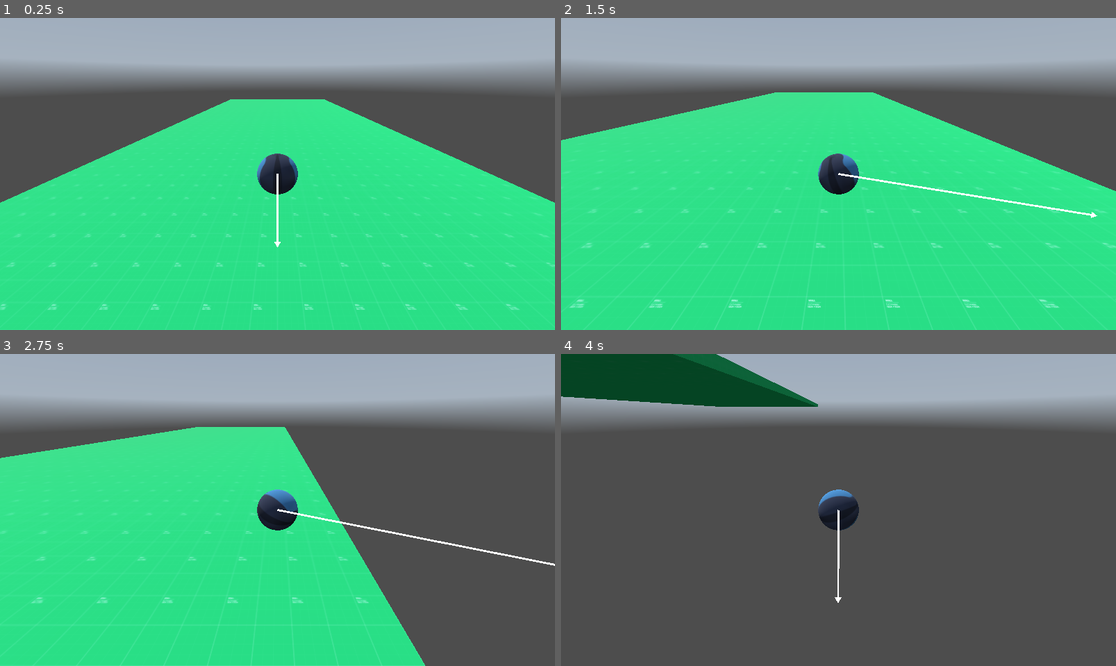
Above: before the commit, frames 1-4 (two rows, left to right).
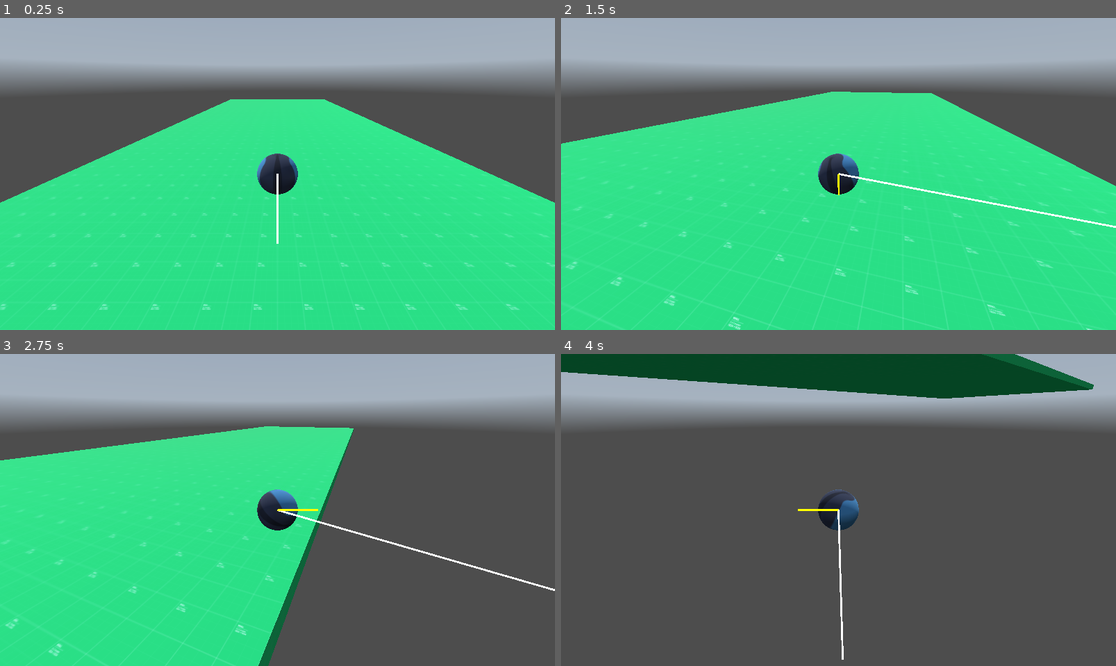
Above: after the commit, the same moments.

Repository: KennethGameDev/godot-4-ball-game
Game: Godot game, scene res://Scenes/Levels/stage_test.tscn
The game is run twice, just before and just after one commit, with the same random seed, the same clock (stepped at 60 frames per second) and the same inputs. The project has no main scene, so this scene is started directly. The engine's default icon, where the game draws it, is replaced by a stand-in: a white triangle on a blue panel in a dark square. A sky picture missing from this copy of the repository is replaced by a grey-blue gradient.
Inputs:
- Up to frame 1 (0.25 s): no input
- Up to frame 2 (1.5 s): hold D (move_right) 0.53-1.28 s; hold S (move_backward) from 1.28 s (still down)
- Up to frame 3 (2.75 s): release S (move_backward) at 2.03 s; hold D (move_right) from 2.03 s (still down)
- Up to frame 4 (4 s): release D (move_right) at 2.78 s; hold W (move_forward) 2.78-3.53 s; hold A (move_left) from 3.53 s (still down)

The runs differ from the first frame. In frame 1, less than 0.1% of the frame differs, in the area x 49-51%, y 71-74%; in frame 2, 4.6%; in frame 3, 12%; in frame 4, 12%, in the area x 0-96%, y 0-98%.

Commit message:
Camera pain

Diff:
--- a/Scripts/Objects/ball.gd
+++ b/Scripts/Objects/ball.gd
@@ -6,7 +6,8 @@
 
 var input_direction: Vector3 = Vector3.ZERO
 var forward_direction: Vector3 = Vector3.ZERO
-@export var camera_speed: float = 0.05
+var angle_to_forward_dir: float = 0.0
+@export var camera_speed: float = 0.5
 @onready var camera_anchor: Marker3D = $CameraAnchor
 @onready var base_rotator: Node3D = $H_Rotation
 @onready var rigid_body = $"."
@@ -19,6 +20,7 @@
 func _process(delta: float):
 	camera_follow(delta)
 	DebugOverlay.draw.add_vector(self, "linear_velocity", 1, 4, Color(1, 1, 1, 0.75))
+	DebugOverlay.draw.add_vector(self, "forward_direction", 1, 4, Color(1, 1, 0, 0.75))
 
 
 func handle_directional_input():
@@ -38,6 +40,7 @@
 func move_ball():
 	if input_direction != Vector3.ZERO:
 		linear_velocity += Vector3(forward_direction.x, 0.0, forward_direction.z) * speed
+		angle_to_forward_dir = linear_velocity.signed_angle_to(forward_direction, Vector3.UP)
 
 
 func get_camera_yaw_angle_rad() -> float:
@@ -46,5 +49,7 @@
 
 func camera_follow(delta: float):
 	base_rotator.global_position = camera_anchor.get_global_transform_interpolated().orthonormalized().origin
-	#if get_camera_yaw_angle_rad() !=
-	#base_rotator.rotate(Vector3.UP, camera_speed * delta)
+
+	var theta: float = wrapf(atan2(angle_to_forward_dir, get_camera_yaw_angle_rad()), -PI, PI)
+	prints(angle_to_forward_dir, theta)
+	base_rotator.rotation.y += clamp(camera_speed * delta, 0, abs(theta)) * sign(theta)
--- a/Scripts/Objects/debug_draw.gd
+++ b/Scripts/Objects/debug_draw.gd
@@ -20,7 +20,6 @@
 		var end: Vector2 = camera.unproject_position(object.global_transform.origin + object.get(property) * scale_factor)
 
 		node.draw_line(start, end, color, width)
-		node.draw_triangle(end, start.direction_to(end), width * 2, color)
 
 
 var vectors: Array = []
@@ -38,13 +37,5 @@
 		vector.draw(self, camera)
 
 
-func draw_triangle(pos: Vector2, dir: Vector2, tri_size: float, color: Color):
-	var a = pos + dir * tri_size
-	var b = pos + dir.rotated(2*PI/3) * tri_size
-	var c = pos + dir.rotated(4*PI/3) * tri_size
-	var points = PackedVector2Array([a, b, c])
-	draw_polygon(points, PackedColorArray([color]))
-
-
 func add_vector(object: Node3D, property: String, scale_factor: float, width: float, color: Color):
 	vectors.append(Vector.new(object, property, scale_factor, width, color))
Not shown, changed: icon.svg.import
